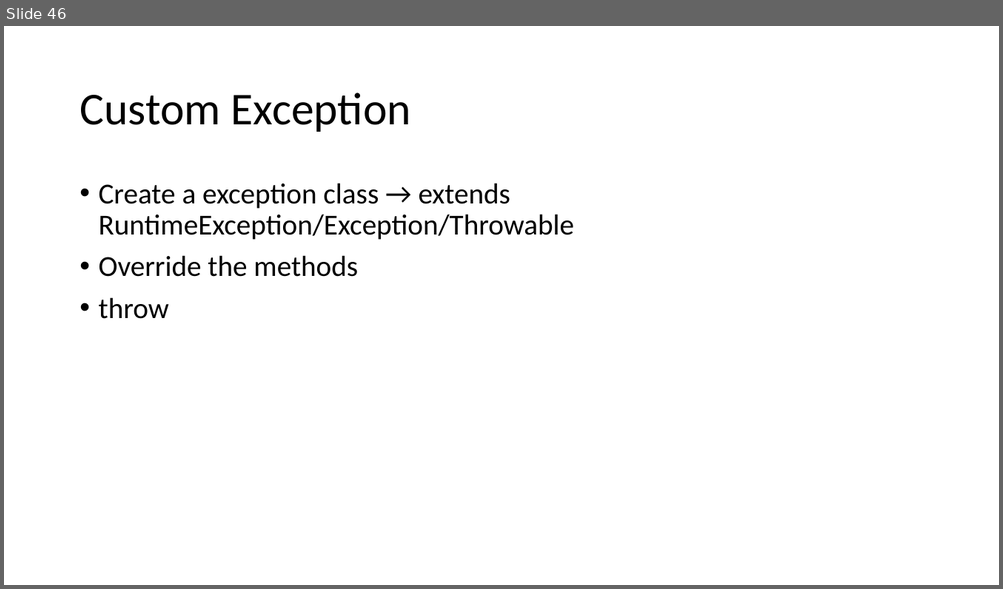
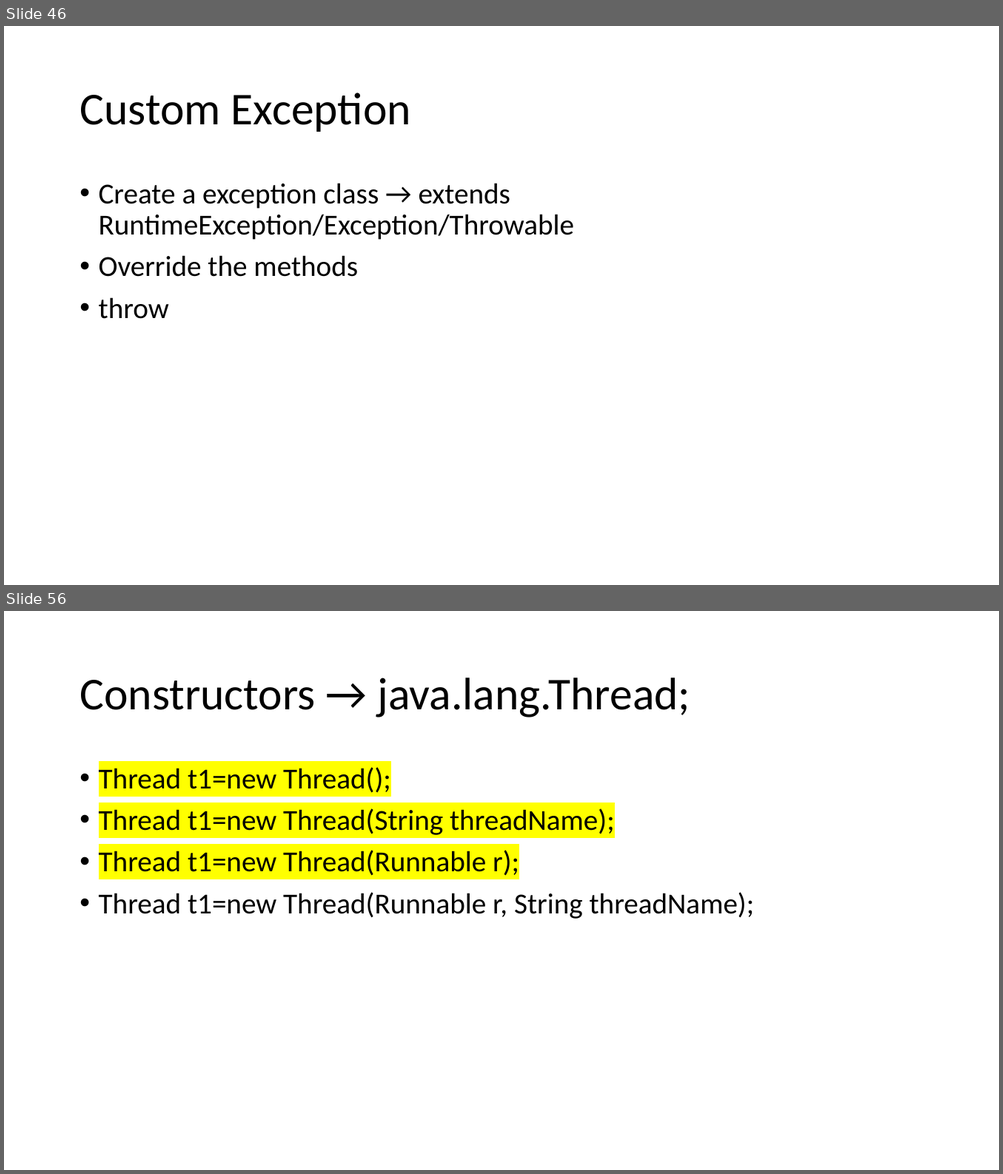
Before and after one commit to caprepo/java-jul, a slide deck: Java.pptx. Shown one above the other, each under a label of ours: slide 46 before the commit, slides 46 and 56 after it; the slides between them are not shown. The pictures are 1003x589 and 1003x1174 pixels, drawn with LibreOffice and Linux fonts; fonts in the diff are those of the drawing. Boxes give left, top, right and bottom in pixels: in the first picture for what was removed or moved away, otherwise in the second. Text is boxed around its words. In the diff, an @@ line names an element or a change of style, - is before the commit and + after.

```diff
--- a/Java.pptx
+++ b/Java.pptx
@@ slide 56 added at (4,611,999,1170), background #FFFFFF @@
@@ title added at (79,678,690,718), 44 pt, text #000000 @@
+Constructors → java.lang.Thread;
@@ text added at (99,767,754,919), 28 pt, text #000000 @@
+• Thread t1=new Thread();
+• Thread t1=new Thread(String threadName);
+• Thread t1=new Thread(Runnable r);
+• Thread t1=new Thread(Runnable r, String threadName);
```
Also in this commit, not shown: 13 other slides added, 1 other file.
